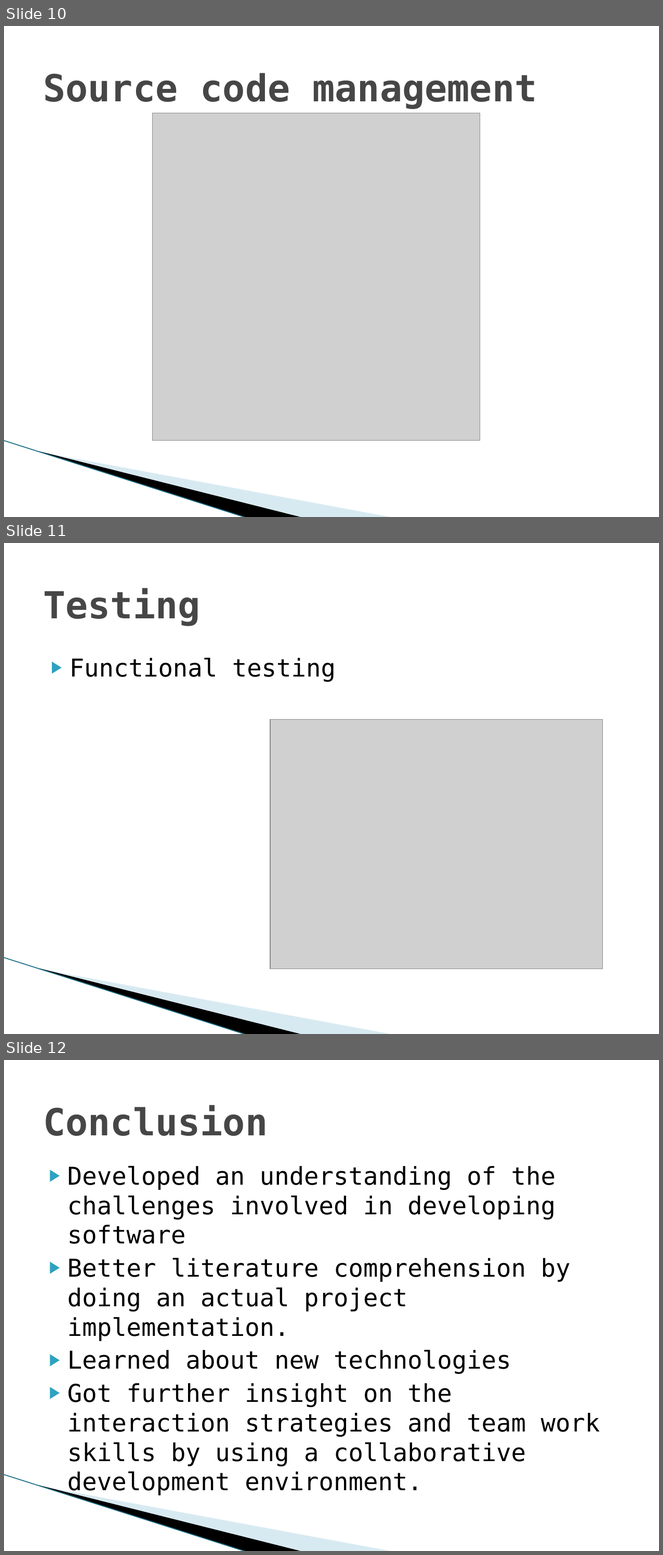
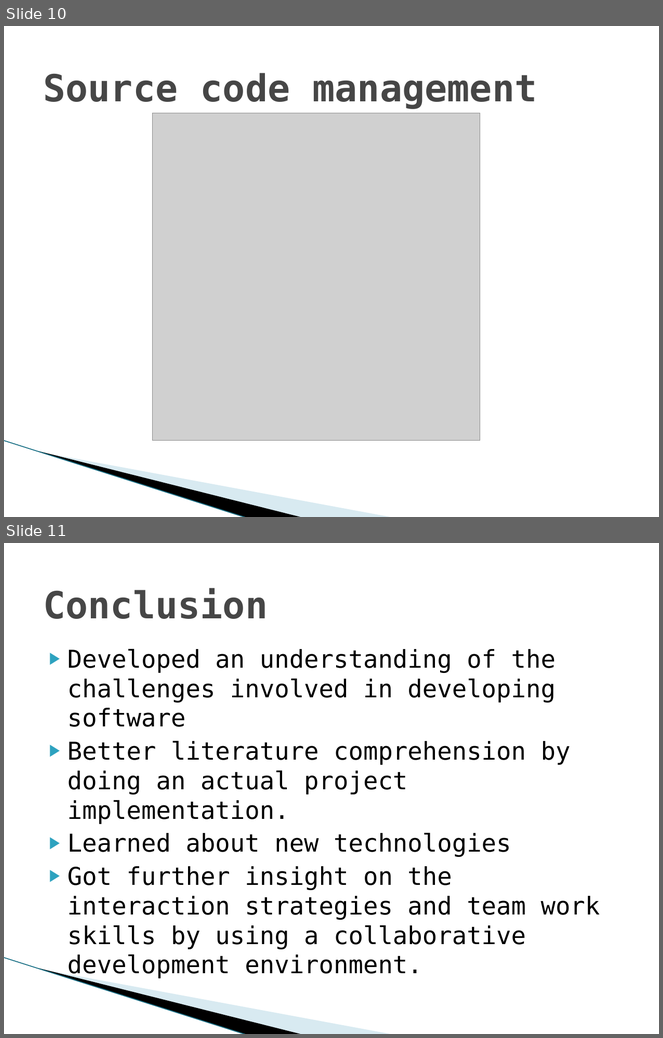
Before and after one commit to TamalSaha/nanosim, a slide deck: NanoSim-Final-Presentation.pptx. Shown one above the other, each under a label of ours: slides 10, 11 and 12 before the commit, slides 10 and 11 after it. The pictures are 663x1555 and 663x1038 pixels, drawn with LibreOffice and Linux fonts; fonts in the diff are those of the drawing; grey boxes stand for pictures; background and template pictures are left out. Boxes give left, top, right and bottom in pixels: in the first picture for what was removed or moved away, otherwise in the second. Text is boxed around its words. In the diff, an @@ line names an element or a change of style, - is before the commit and + after.

```diff
--- a/NanoSim-Final-Presentation.pptx
+++ b/NanoSim-Final-Presentation.pptx
@@ slide 11 removed at (x1=4, y1=543, x2=659, y2=1034), background #FFFFFF; not listed: 3 template elements that a slide beside it also shows @@
@@ title removed at (x1=43, y1=588, x2=200, y2=626) @@
-Testing
@@ text removed at (x1=70, y1=657, x2=336, y2=682) @@
-▶ Functional testing
@@ picture removed at (x1=270, y1=720, x2=603, y2=969) @@
@@ what was slide 12 is now slide 11 @@
```
